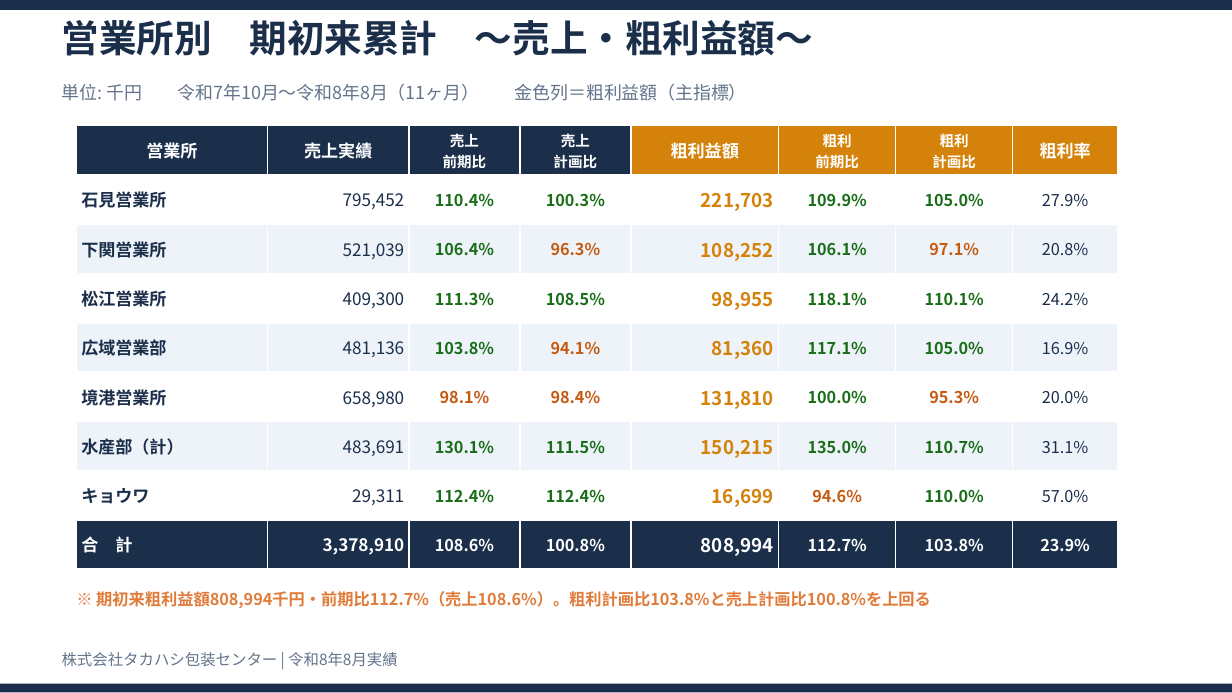
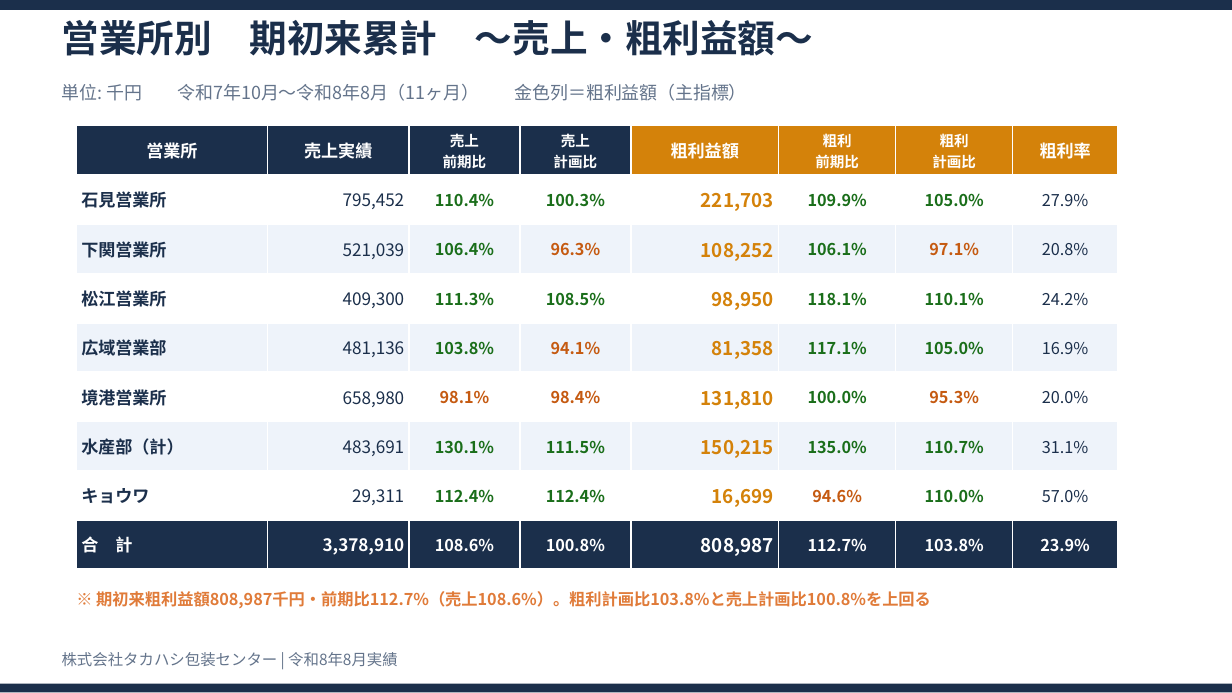
Before and after one commit to takahashihc/claudecode, a slide deck: slide 5 of reports/2026-08_月次実績報告/令和8年8月実績報告.pptx. Drawn at 1232x693 pixels with LibreOffice and Linux fonts; fonts in the diff are those of the drawing. Boxes give left, top, right and bottom in pixels: in the first picture for what was removed or moved away, otherwise in the second. Text is boxed around its words. In the diff, an @@ line names an element or a change of style, - is before the commit and + after.

```diff
--- a/reports/2026-08_月次実績報告/令和8年8月実績報告.pptx
+++ b/reports/2026-08_月次実績報告/令和8年8月実績報告.pptx
@@ table at <box>76,126,1117,569</box> @@
-row 4, column 5: 98,955
+row 4, column 5: 98,950
-row 5, column 5: 81,360
+row 5, column 5: 81,358
-row 9, column 5: 808,994
+row 9, column 5: 808,987
@@ text at <box>96,591,931,608</box>: text changed @@
-※ 期初来粗利益額808,994千円・前期比112.7%（売上108.6%）。粗利計画比103.8%と売上計画比100.8%を上回る
+※ 期初来粗利益額808,987千円・前期比112.7%（売上108.6%）。粗利計画比103.8%と売上計画比100.8%を上回る
```
Also in this commit, not shown: 7 other slides changed, 14 other files.
